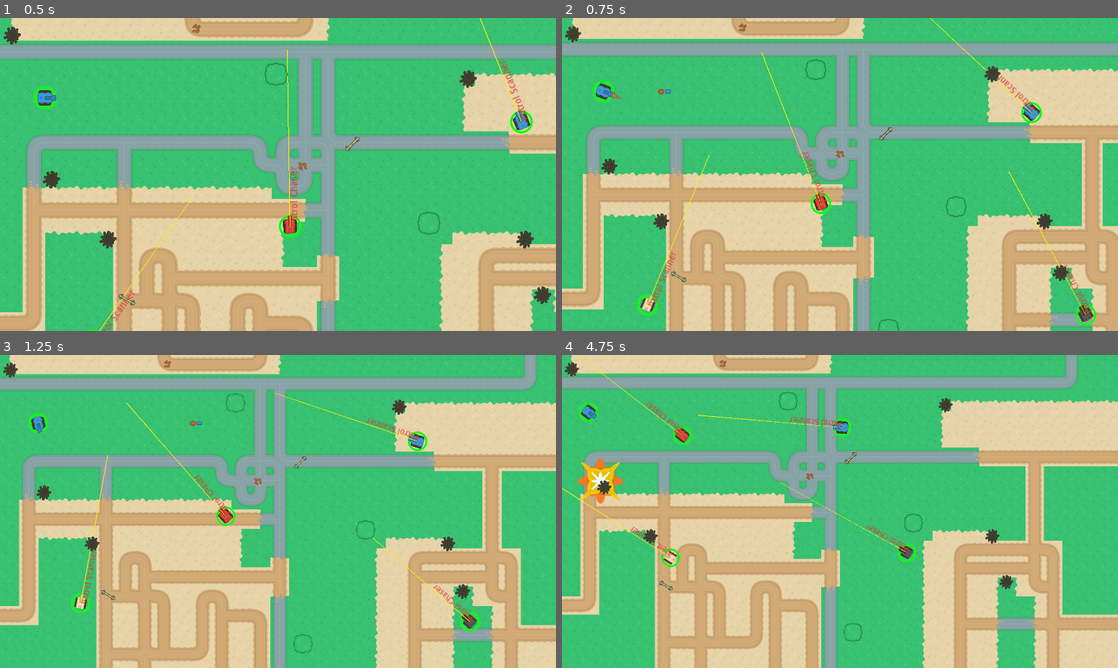
Above: before the commit, frames 1-4 (two rows, left to right).
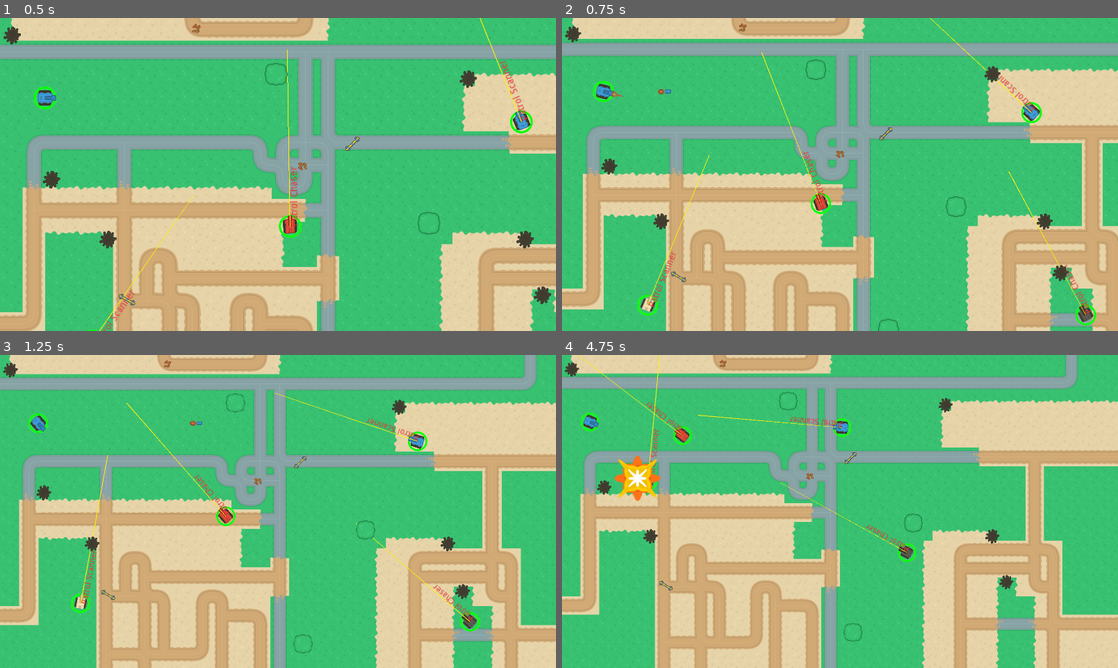
Above: after the commit, the same moments.

Repository: spkingr/Godot-Pluggable-AI
Game: Godot game, scene res://src/Game/Game.tscn
The game is run twice, just before and just after one commit, with the same random seed, the same clock (stepped at 60 frames per second) and the same inputs.
Inputs:
- Up to frame 1 (0.5 s): no input
- Up to frame 2 (0.75 s): hold D (rotate_right) from 0.53 s (still down); hold Space (fire) from 0.53 s (still down)
- Up to frame 3 (1.25 s): keep holding D (rotate_right); keep holding Space (fire)
- Up to frame 4 (4.75 s): release D (rotate_right) at 1.28 s; release Space (fire) at 1.28 s; hold S (move_back) 1.28-2.03 s; tap Space (fire) at 1.35, 2.85, 4.35 s; hold D (rotate_right) 2.03-2.78 s; hold Space (fire) 2.03-2.78 s; hold W (move_forward) 2.78-3.53 s; hold Space (fire) 3.53-4.28 s; hold A (rotate_left) from 3.53 s (still down)

Frame 1 is identical in both runs. In frame 2, less than 0.1% of the frame differs, in the area x 6-12%, y 20-27%; in frame 3, less than 0.1%; in frame 4, 1.9%, in the area x 0-22%, y 0-68%.

Commit message:
update readme and fix raycast issues

Diff:
--- a/Pluggable AI Godot Game/src/Controller/StateController.gd
+++ b/Pluggable AI Godot Game/src/Controller/StateController.gd
@@ -8,7 +8,9 @@
 export(Resource) var enemyStatus = null     # EnemyStatus
 export(Resource) var currentState = null    # State
 export(Resource) var remainState = null     # State
-export(int, 1, 100) var maxTargetPositionRecords = 10
+export(int, 1, 100) var maxTargetPositionRecords = 8
+export(float, 0.0, 100.0) var minDistanceRecordDelta = 1.0
+export var debug := false
 
 onready var _parent := self.get_parent() as KinematicBody2D
 onready var _raycastPlayer = $RayCastPlayer as RayCast2D
@@ -23,7 +25,7 @@
 var wayPointsList := []
 
 var _isAIActive := true
-var _isNavigationPaused := false
+var _isNavigationPaused := true
 var _isDebugDrawing := false
 var _stateTimeElapsed := 0.0
 var _rotationSpeed := 0.0
@@ -32,76 +34,98 @@
 var _drawTo := Vector2.ZERO
 var _drawColor := Color.white
 var _drawSize := 0.0
+var _drawRayPoint := Vector2.ZERO
 
 
 func _ready() -> void:
 	_parent.setupAI(true)
+	_raycastPlayer.add_exception(_parent)
+	_raycastStatic.add_exception(_parent)
 	self.emit_signal('getWayPoints', self)
 
 	print('Make sure the [getWayPoints] signal of your controller is correctly connected!')
+
+
+func _process(delta: float) -> void:
+	if ! _isAIActive:
+		return
+
+	$DebugLabel.text = currentState.resourceName if currentState != null else 'null'
+
+
+func _physics_process(delta: float) -> void:
+	if ! _isAIActive || currentState == null:
+		return
+
+	currentState.updateState(self)
+	if ! _isNavigationPaused && chaseTarget != null && is_instance_valid(chaseTarget):
+		_chaseTarget(delta)
+
+	_parent.rotation += _rotationSpeed * delta
+
+
+func _chaseTarget(delta : float) -> void:
+	var dir = chaseTarget.global_position - _parent.global_position
+	var angle = dir.angle()
+	if abs(_parent.rotation - angle) > PI:
+		_parent.rotation += 2 * PI * sign(angle)
+
+	_parent.rotation = lerp(_parent.rotation, angle, 2.0 * delta)
+
+	if dir.length() <= enemyStatus.attackRange:
+		return
+
+	_raycastPlayer.cast_to = _parent.transform.basis_xform_inv(dir)
+	_raycastPlayer.force_raycast_update()
+	if _raycastPlayer.is_colliding() && _raycastPlayer.get_collider() != chaseTarget:
+		if debug:
+			print('Colliding: %s, target: %s=%s' % [_raycastPlayer.is_colliding(), _raycastPlayer.get_collider(), chaseTarget])
+		for point in chaseTargetPositions:
+			_drawRayPoint = point
+			var newDir = point - _parent.global_position
+			_raycastStatic.cast_to = _parent.transform.basis_xform_inv(newDir)
+			_raycastStatic.force_raycast_update()
+			if ! _raycastStatic.is_colliding():
+				dir = newDir
+				break
+
+	_parent.move_and_slide(enemyStatus.moveSpeed * dir.normalized())
 
 
 func _on_TracerTimer_timeout() -> void:
 	if ! _isNavigationPaused && chaseTarget != null && is_instance_valid(chaseTarget):
 		if ! chaseTargetPositions.empty():
 			var distance = chaseTarget.global_position.distance_to(chaseTargetPositions[0])
-			if distance <= 1.0:
+			if distance <= minDistanceRecordDelta:
 				return
 		if chaseTargetPositions.size() >= maxTargetPositionRecords:
 			chaseTargetPositions.pop_back()
 		chaseTargetPositions.push_front(chaseTarget.global_position)
 
-
-func _process(delta: float) -> void:
-	if ! _isAIActive:
-		return
-
-	$DebugLabel.text = currentState.resourceName if currentState != null else 'null'
-
-
-func _physics_process(delta: float) -> void:
-	if ! _isAIActive || currentState == null:
-		return
-
-	currentState.updateState(self)
-	if ! _isNavigationPaused && chaseTarget != null && is_instance_valid(chaseTarget):
-		_chaseTarget(delta)
-
-	_parent.rotation += _rotationSpeed * delta
-
-
-func _chaseTarget(delta : float) -> void:
-	var dir = chaseTarget.global_position - _parent.global_position
-	var angle = dir.angle()
-	if _parent.rotation * angle < 0.0:
-		angle += 2 * PI
-	_parent.rotation = lerp(_parent.rotation, angle, 2.0 * delta)
-
-	if dir.length() <= enemyStatus.attackRange:
-		return
-
-	_raycastPlayer.cast_to = dir
-	_raycastPlayer.force_raycast_update()
-	if ! _raycastPlayer.is_colliding() || _raycastPlayer.get_collider() == chaseTarget:
-		for point in chaseTargetPositions:
-			var newDir = point - _parent.position
-			_raycastStatic.cast_to = newDir
-			_raycastStatic.force_raycast_update()
-			if ! _raycastStatic.is_colliding():
-				dir = newDir
-				break
-
-	_parent.move_and_slide(enemyStatus.moveSpeed * dir.normalized())
+		self.update()
 
 
 func _draw() -> void:
 	if ! _isAIActive:
 		return
 
-	if _drawSize <= 0.0 || currentState == null:
-		return
-
-	self.draw_line(_drawFrom, _drawTo, _drawColor, _drawSize)
+	if _drawSize > 0.0 && currentState != null:
+		self.draw_line(_drawFrom, _drawTo, _drawColor, _drawSize)
+
+	if debug:
+		var i := 0
+		var color := _drawColor
+		for point in chaseTargetPositions:
+			i += 1
+			match i:
+				1:
+					color = Color.greenyellow
+				2:
+					color = Color.blueviolet
+				3:
+					color = Color.cyan
+			self.draw_circle(self.to_local(point), _drawSize * 2.0, color)
+			self.draw_circle(self.to_local(_drawRayPoint), _drawSize * 4.0, Color.black)
 
 
 func _onExitState() -> void:
@@ -113,7 +137,7 @@
 	_isAIActive = active
 
 
-func transitionToState(nextState) -> void: # nextState: State
+func transitionToState(nextState : Resource) -> void:
 	if nextState != remainState:
 		assert(nextState != null, 'The new state cannot be null!')
 		currentState = nextState
@@ -171,13 +195,13 @@
 		return true
 
 	var dir = (targetPos - _parent.global_position).normalized()
-	var cantMove = _parent.test_move(_parent.transform, speed * dir)
-	if cantMove:
-		dir = dir.rotated(PI / 3) # aribitary rotation
+#	var cantMove = _parent.test_move(_parent.transform, speed * dir)
+#	if cantMove:
+#		dir = dir.rotated(PI / 3) # aribitary rotation
 
 	var angle = dir.angle()
-	if _parent.rotation * angle < 0.0:
-		angle += 2 * PI
+	if abs(_parent.rotation - angle) > PI:
+		_parent.rotation += 2 * PI * sign(angle)
 
 	_parent.rotation = lerp(_parent.rotation, angle, 2.0 * self.get_physics_process_delta_time())
 	_parent.move_and_slide(speed * dir)
--- a/Pluggable AI Godot Game/src/Game/Game.gd
+++ b/Pluggable AI Godot Game/src/Game/Game.gd
@@ -14,7 +14,8 @@
 	$CanvasLayer/GameOverScreen.hide()
 
 	for tank in tankContainer.get_children():
-		tank.connect('dead', self, '_on_Tank_dead', [tank])
+		if tank is Tank:
+			tank.connect('dead', self, '_on_Tank_dead', [tank])
 
 	if stopCamera:
 		camera.targets = []
@@ -25,10 +26,6 @@
 func _input(event: InputEvent) -> void:
 	if event.is_action_pressed('reload'):
 		self.get_tree().reload_current_scene()
-
-func _process(delta: float) -> void:
-	if tankContainer.get_child_count() <= 1:
-		$CanvasLayer/GameOverScreen.show()
 
 
 func _on_StateController_getWayPoints(stateController : StateController) -> void:
@@ -47,3 +44,6 @@
 	explosion.global_position = tank.global_position
 
 	camera.targets.erase(tank)
+
+	if self.get_tree().get_nodes_in_group('player').size() <= 2:
+		$CanvasLayer/GameOverScreen.show()
--- a/Pluggable AI Godot Game/src/Game/Game.tscn
+++ b/Pluggable AI Godot Game/src/Game/Game.tscn
@@ -68,6 +68,7 @@
 enemyStatus = ExtResource( 11 )
 currentState = ExtResource( 10 )
 remainState = ExtResource( 9 )
+debug = true
 
 [node name="TankEnemy2" parent="Tanks" instance=ExtResource( 1 )]
 position = Vector2( 1535, 299 )
--- a/Pluggable AI Godot Game/src/Objects/Obstacle.tscn
+++ b/Pluggable AI Godot Game/src/Objects/Obstacle.tscn
@@ -3,6 +3,7 @@
 [ext_resource path="res://assets/sprites/onlyObjects_default.png" type="Texture" id=1]
 
 [node name="Obstacle" type="StaticBody2D"]
+collision_mask = 0
 
 [node name="Sprite" type="Sprite" parent="."]
 texture = ExtResource( 1 )
--- a/Pluggable AI Godot Game/src/Tank/Tank.gd
+++ b/Pluggable AI Godot Game/src/Tank/Tank.gd
@@ -10,7 +10,7 @@
 const DECELERATION := -160.0
 
 export var moveSpeed := 200
-export var rotateSpeed := 2.0
+export var rotateSpeed := 1.25
 export var tankBodyRect := Rect2(216, 0, 42, 42)
 export var tankGunRect := Rect2(326, 264, 16, 30)
 export var tankFireRect := Rect2(324, 295, 21, 39)
Not shown, changed: README.md
